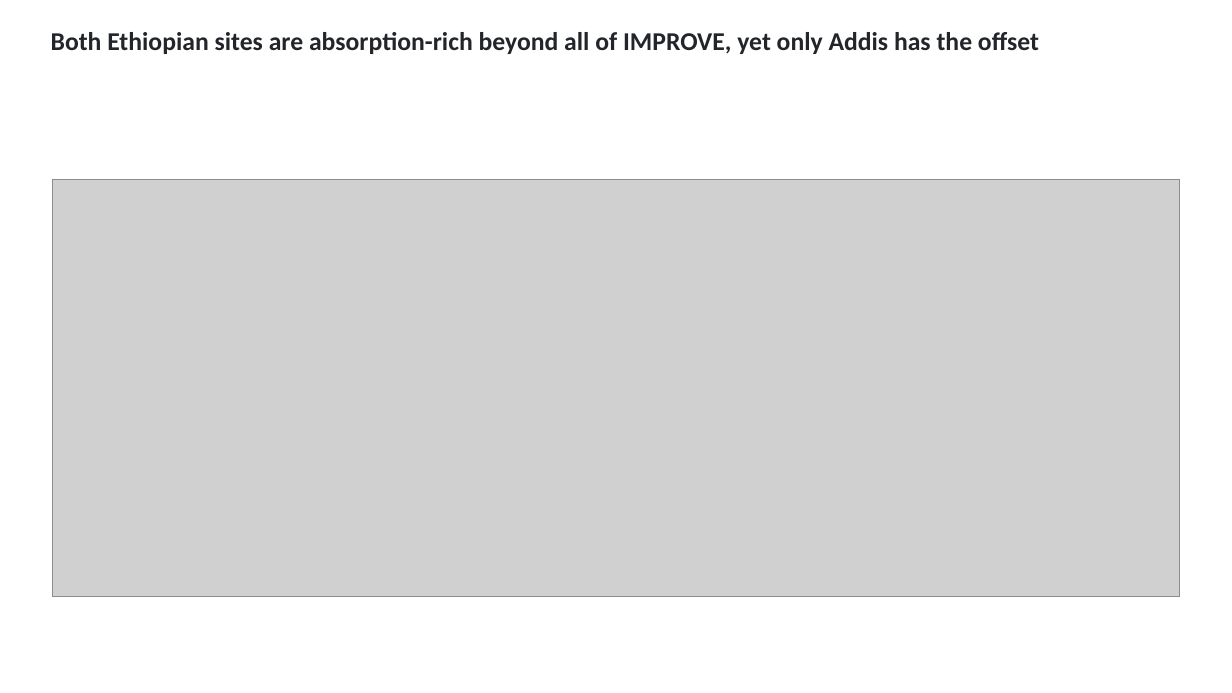
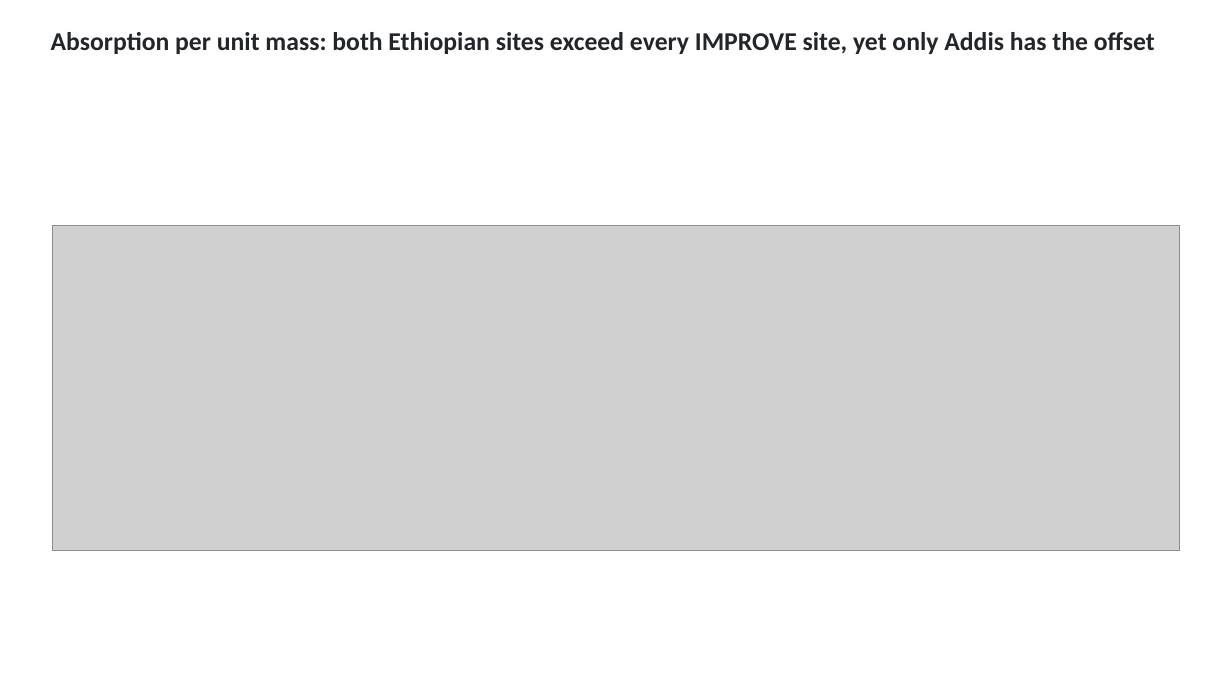
Before and after one commit to ahzs645/aethmodular, a slide deck: slide 4 of deliverables/adama_summary_2026-08-25/adama_summary_2026-08-25.pptx (slide 2 before the commit). Drawn at 1232x693 pixels with LibreOffice and Linux fonts; fonts in the diff are those of the drawing; grey boxes stand for pictures. Boxes give left, top, right and bottom in pixels: in the first picture for what was removed or moved away, otherwise in the second. Text is boxed around its words. In the diff, an @@ line names an element or a change of style, - is before the commit and + after.

```diff
--- a/deliverables/adama_summary_2026-08-25/adama_summary_2026-08-25.pptx
+++ b/deliverables/adama_summary_2026-08-25/adama_summary_2026-08-25.pptx
@@ text at (x1=51, y1=32, x2=1155, y2=54): text changed @@
-Both Ethiopian sites are absorption-rich beyond all of IMPROVE, yet only Addis has the offset
+Absorption per unit mass: both Ethiopian sites exceed every IMPROVE site, yet only Addis has the offset
@@ picture resized from (x1=53, y1=179, x2=1180, y2=597) to (x1=53, y1=226, x2=1180, y2=551) @@
```
Also in this commit, not shown: 2 slides added, 5 other files.
